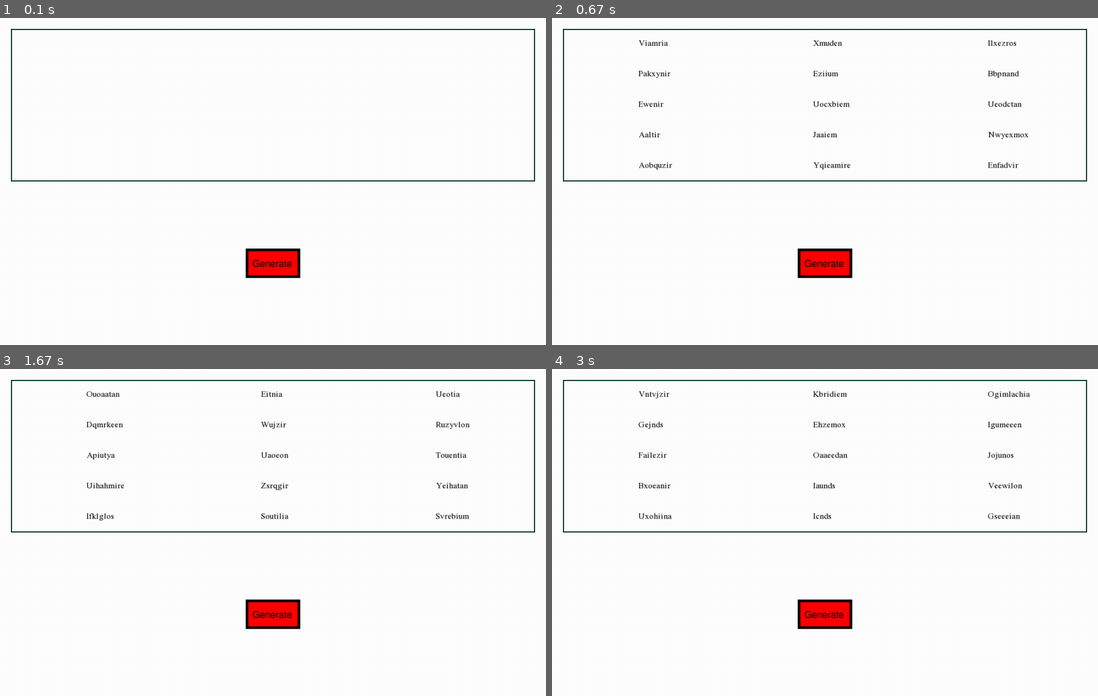
Above: before the commit, frames 1-4 (two rows, left to right).
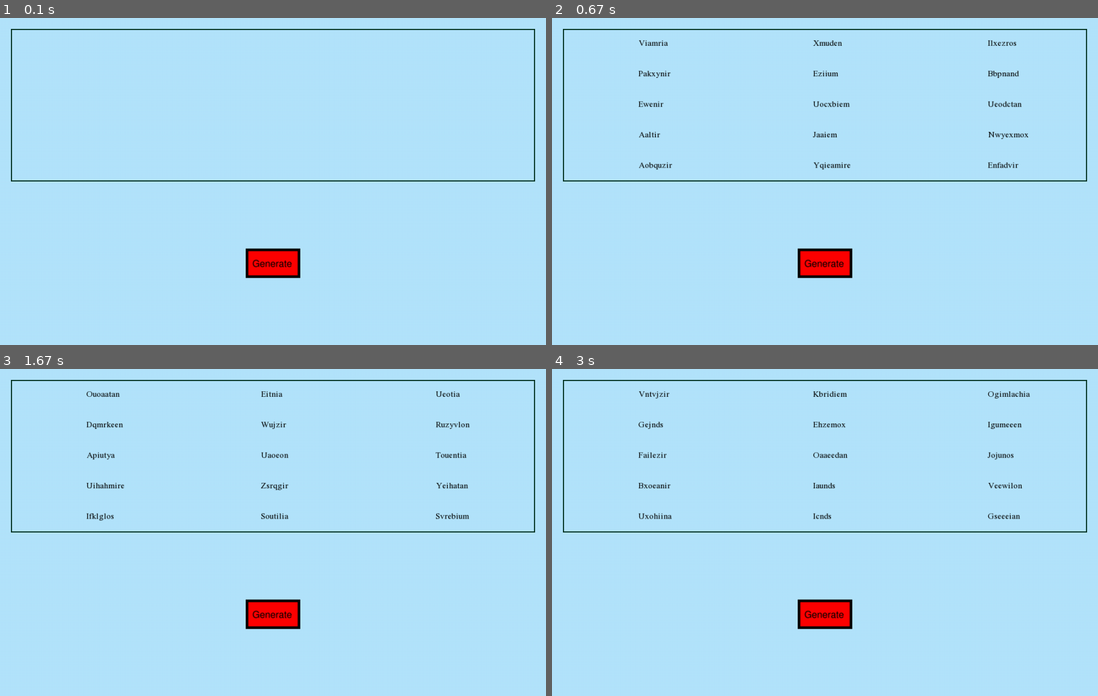
Above: after the commit, the same moments.

Repository: OsmiumCoder/Capital-and-City-Name-Generator
Game: pygame game, started from Fantasy Name Generator.pyw
Same seed, same stepped clock (60 frames per second), same inputs: the game is played once before the commit and once after it.
Inputs (mouse positions are in pixels of both pictures, inside the frame that each line leads up to):
- Up to frame 1 (0.1 s): no input
- Up to frame 2 (0.67 s): click (825, 263) at 0.38 s
- Up to frame 3 (1.67 s): click (273, 614) at 0.72 s
- Up to frame 4 (3 s): click (797, 617) at 2.55 s

The runs differ from the first frame. In frame 1, 98% of the frame differs, in the area x 0-100%, y 0-100%; in frame 2, 98%; in frame 3, 98%; in frame 4, 98%.

Commit message:
changed background color

Diff:
--- a/Fantasy Name Generator.pyw
+++ b/Fantasy Name Generator.pyw
@@ -66,7 +66,7 @@
     # so long as we haven't quit run the main game loop
     while running:
 
-        screen.fill((255, 255, 255))  # maintain a white background every loop
+        screen.fill((179, 229, 252))  # maintain a light blue background every loop
 
         # draw the name box Rect to the screen Surface
         # border thickness of 2
